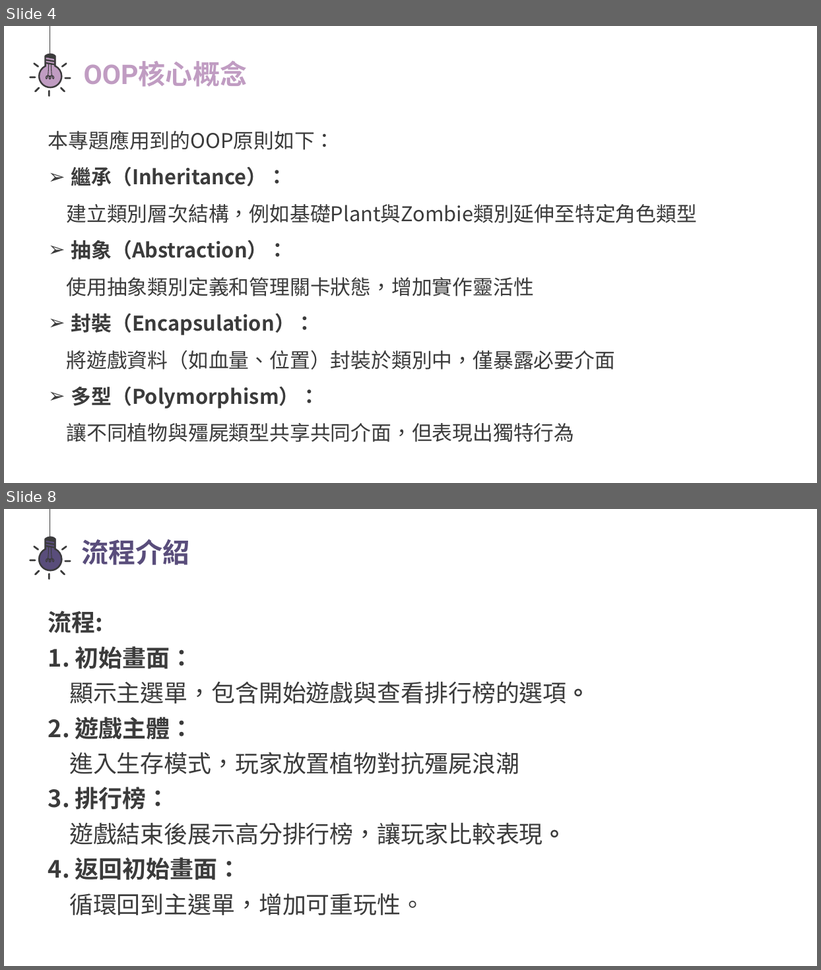
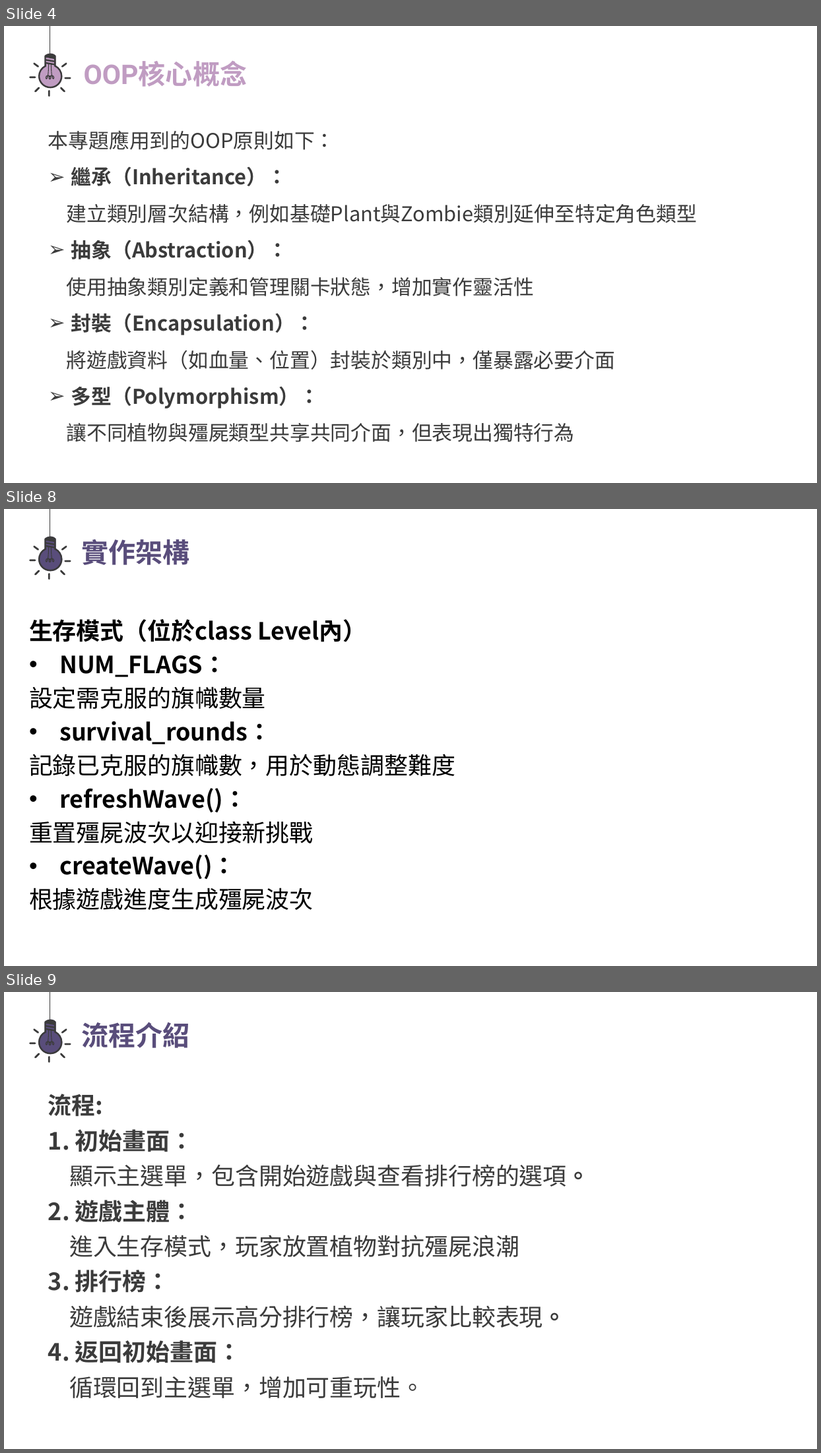
Before and after one commit to yoyo0213/oop-2025-proj-TA_v.s._Professor, a slide deck: oop final project.pptx. Shown one above the other, each under a label of ours: slides 4 and 8 before the commit, slides 4, 8 and 9 after it; the slides between them are not shown. The pictures are 821x970 and 821x1453 pixels, drawn with LibreOffice and Linux fonts; fonts in the diff are those of the drawing. Boxes give left, top, right and bottom in pixels: in the first picture for what was removed or moved away, otherwise in the second. Text is boxed around its words. In the diff, an @@ line names an element or a change of style, - is before the commit and + after.

```diff
--- a/oop final project.pptx
+++ b/oop final project.pptx
@@ slide 8 added at box(4, 509, 817, 966), background #FFFFFF @@
@@ group added at box(29, 509, 71, 580): 9 freeform shapes, 1 line @@
@@ text added at box(81, 539, 189, 565), 32 pt, text #594D7B, bold @@
+實作架構
@@ text added at box(29, 619, 455, 910), 28 pt, text #000000, bold @@
+生存模式（位於class Level內）
+• NUM_FLAGS：
+設定需克服的旗幟數量
+• survival_rounds：
+記錄已克服的旗幟數，用於動態調整難度
+• refreshWave()：
+重置殭屍波次以迎接新挑戰
+• createWave()：
+根據遊戲進度生成殭屍波次
@@ what was slide 8 is now slide 9 @@
```
Also in this commit, not shown: 3 slides changed, 1 other file.
